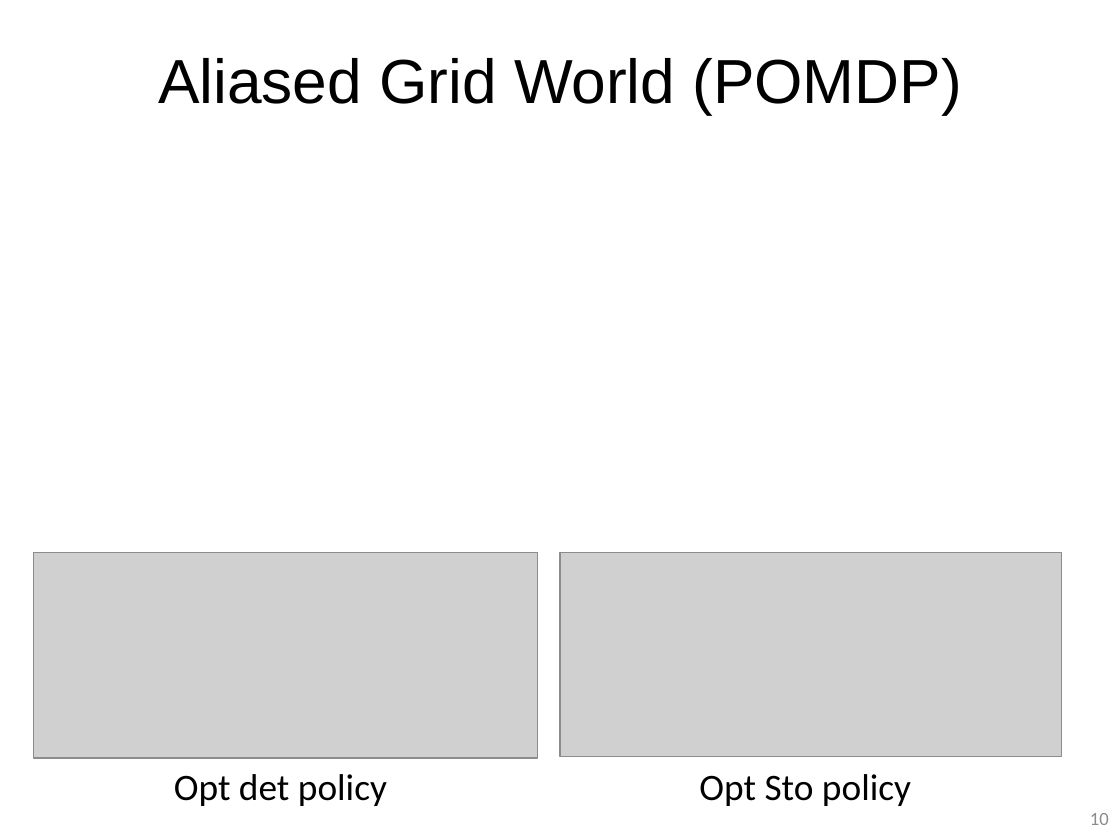
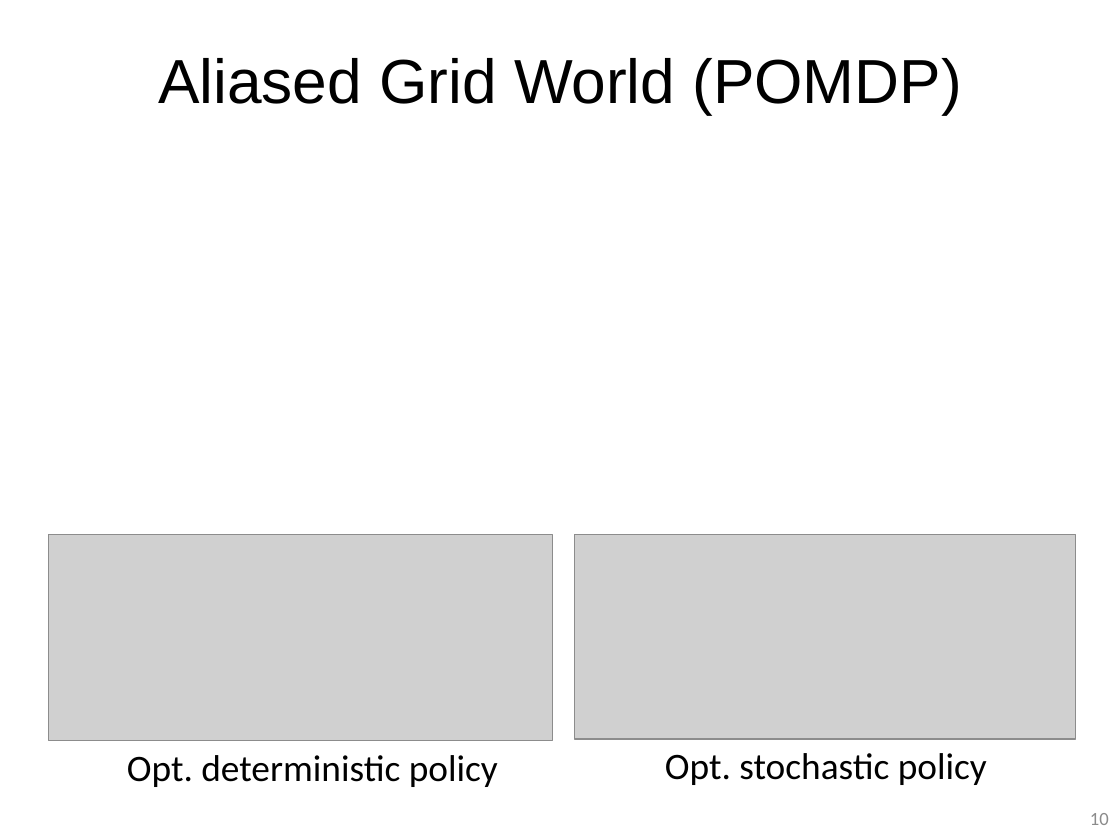
Before and after one commit to guzonghua/saav, a slide deck: slide 10 of PPTs/L7.3 Policy-based RL.pptx. Drawn at 1120x840 pixels with LibreOffice and Linux fonts; fonts in the diff are those of the drawing; grey boxes stand for pictures. Boxes give left, top, right and bottom in pixels: in the first picture for what was removed or moved away, otherwise in the second. Text is boxed around its words. In the diff, an @@ line names an element or a change of style, - is before the commit and + after.

```diff
--- a/PPTs/L7.3 Policy-based RL.pptx
+++ b/PPTs/L7.3 Policy-based RL.pptx
@@ picture: place and size @@
-picture at box(34, 552, 538, 758)
+picture at box(48, 534, 552, 740)
@@ picture: place and size @@
-picture at box(560, 552, 1062, 757)
+picture at box(575, 534, 1076, 739)
@@ text at box(127, 755, 498, 787): text changed @@
-Opt det policy
+Opt. deterministic policy
@@ text at box(665, 753, 987, 785): text changed @@
-Opt Sto policy
+Opt. stochastic policy
```
Also in this commit, not shown: 5 other slides changed, 1 slide added, 1 slide removed, 3 other files.
